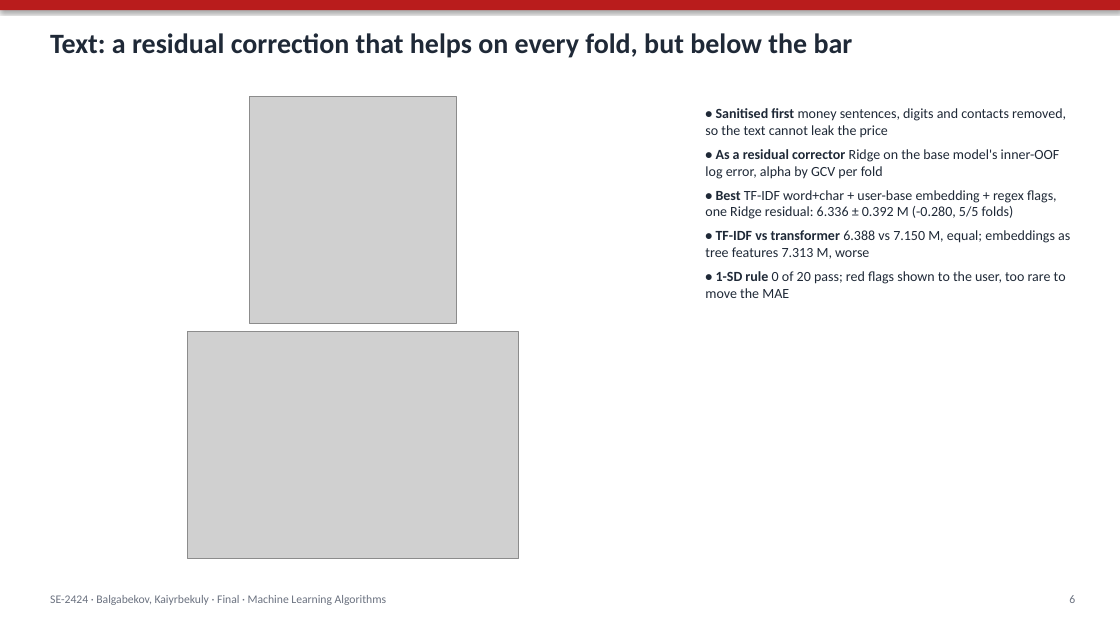
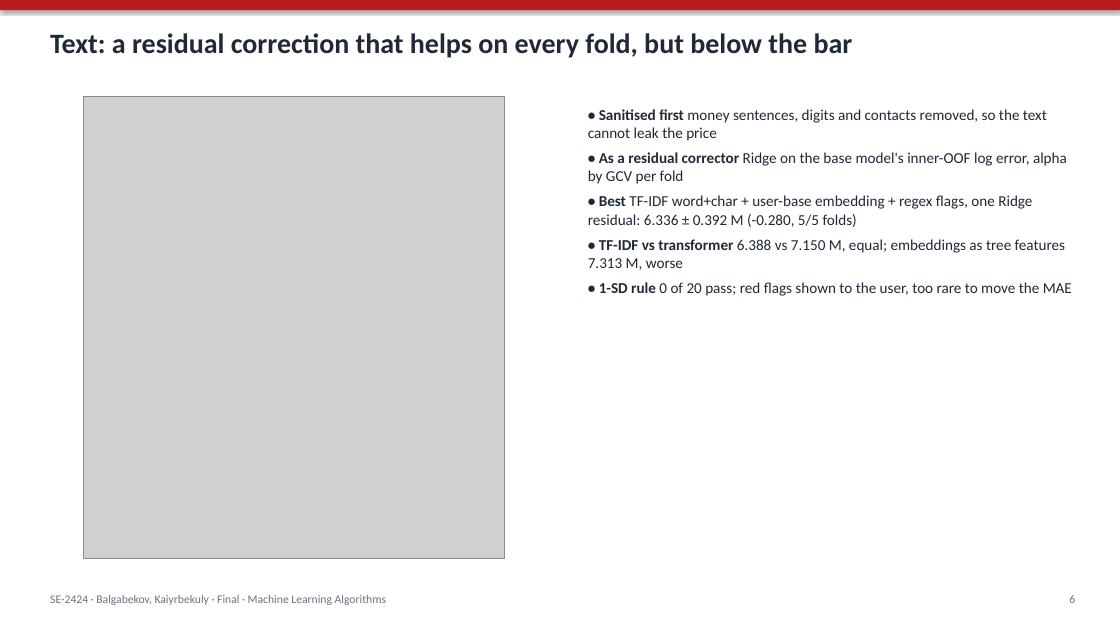
Before and after one commit to Newterios/mla_midtem, a slide deck: slide 6 of slides/Final_SE-2424_slides.pptx. Drawn at 1120x630 pixels with LibreOffice and Linux fonts; fonts in the diff are those of the drawing; grey boxes stand for pictures. Boxes give left, top, right and bottom in pixels: in the first picture for what was removed or moved away, otherwise in the second. Text is boxed around its words. In the diff, an @@ line names an element or a change of style, - is before the commit and + after.

Commit message:
Slides: one readable figure per slide, fusion table and figure split, test table with plain column names, real app screenshot; app: empty optional number boxes arrive as 0 and now mean 'not given', SHAP title kept inside the figure

```diff
--- a/slides/Final_SE-2424_slides.pptx
+++ b/slides/Final_SE-2424_slides.pptx
@@ picture resized from (x1=250, y1=97, x2=456, y2=323) to (x1=84, y1=97, x2=505, y2=559) @@
@@ text "• Sanitised first money sentences, ..." moved from (x1=705, y1=108, x2=1070, y2=298) to (x1=588, y1=109, x2=1072, y2=296) @@
@@ text "• Sanitised first money sentences, ..." at (x1=588, y1=109, x2=1072, y2=296): size 12 to 13 pt @@
@@ picture removed at (x1=187, y1=332, x2=519, y2=559) @@
```
Also in this commit, not shown: 13 other slides changed, 3 slides added, 6 other files.
